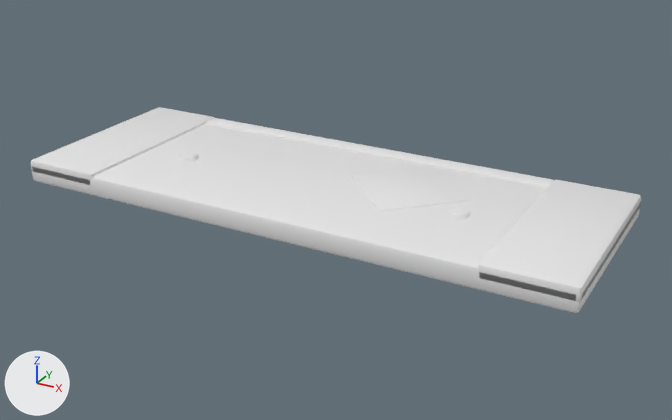
What one commit did to the glTF model wings/glass/models/sill.glb.
Both versions are drawn from a 50 mm camera at (1.406, -2.81, 1.156) aimed at (0.055, -0.355, -0.072). The axes (+X, +Y, +Z) are drawn at lower left. The lights are the same throughout. The first picture is the older version. Vertices at exactly the same position are counted once.

In view in the first picture: 'sill'.
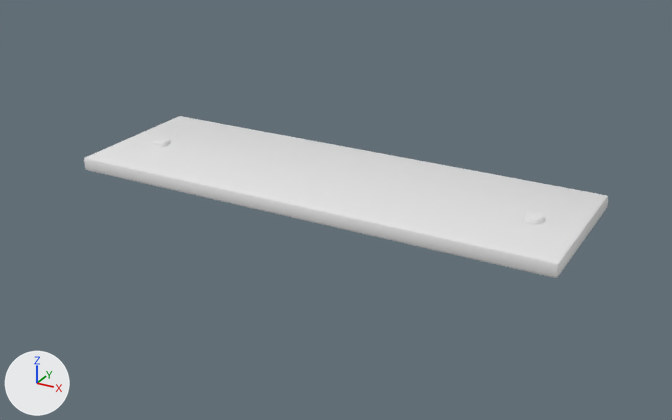
What differs and where, as boxes (x1, y1, x2, y2) in the pictures (672 x 420 px; the box of a moved part takes in the faces that stretch with it):
'sill', reshaped (14% narrower, 21% shorter): before (31, 107, 641, 313); after (84, 116, 608, 278)
part 1 of me_sill, moved or reshaped: before (32, 124, 641, 313); after (84, 116, 608, 278)
part 2 of me_sill, moved or reshaped: before (179, 151, 199, 161); after (152, 137, 171, 146)
part 3 of me_sill, deleted: before (478, 180, 641, 302)
part 4 of me_sill, deleted: before (31, 107, 215, 185)
part 5 of me_sill, deleted: before (206, 118, 554, 188)

Edits to the bpy script that builds the scene:
```text
Change me_sill:
    used by ob_sill; location = (0.0, 0.0, 0.0)
    remove me_sill.from_pydata(...)  # 324 vertices, 620 faces; spans x -0.95..0.95, y -0.7..0.0, z -0.05..0.04
    add me_sill.from_pydata(...)  # 100 vertices, 188 faces; spans x -0.85..0.85, y -0.55..0.0, z -0.04..0.03
    me_sill part 1: the loose piece of 56 vertices spanning x -0.95..0.95, y -0.7..0.0, z -0.05..0.03 is scaled about the mesh origin by (0.895, 0.785, 0.689)
    me_sill part 2: the loose piece of 22 vertices spanning x -0.54..-0.47, y -0.43..-0.37, z 0.03..0.04 is moved by (-0.2, 0.1, -0.01)
    me_sill part 3: the loose piece of 56 vertices spanning x 0.67..0.95, y -0.7..0.0, z -0.02..0.04 is deleted
    me_sill part 4: the loose piece of 56 vertices spanning x -0.95..-0.67, y -0.7..0.0, z -0.02..0.04 is deleted
    me_sill part 5: the loose piece of 56 vertices spanning x -0.68..0.68, y -0.07..0.0, z -0.01..0.03 is deleted
    other edits to the shape of me_sill do not show in these pictures
    remove me_sill.materials.append(mat_lead)  # white #e7e7e7
```
